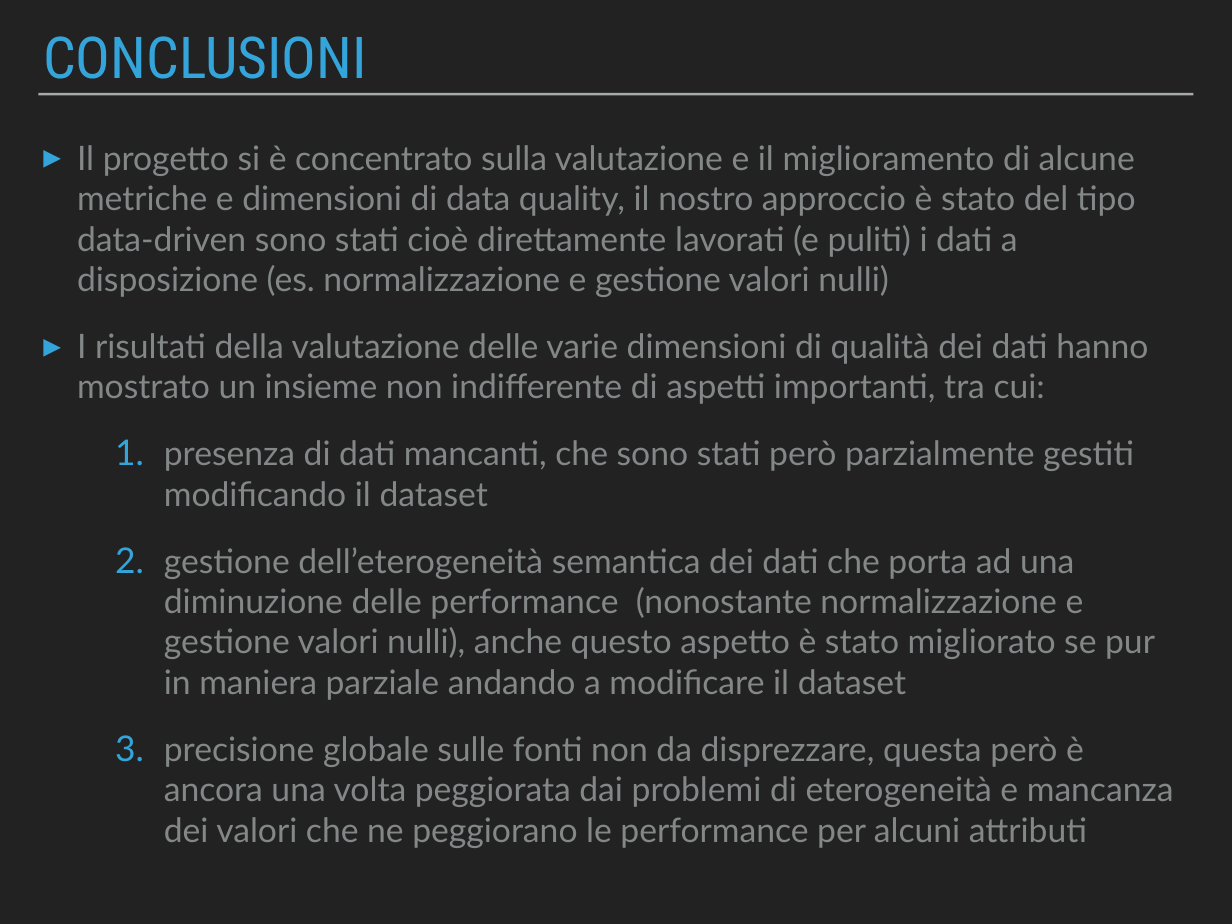
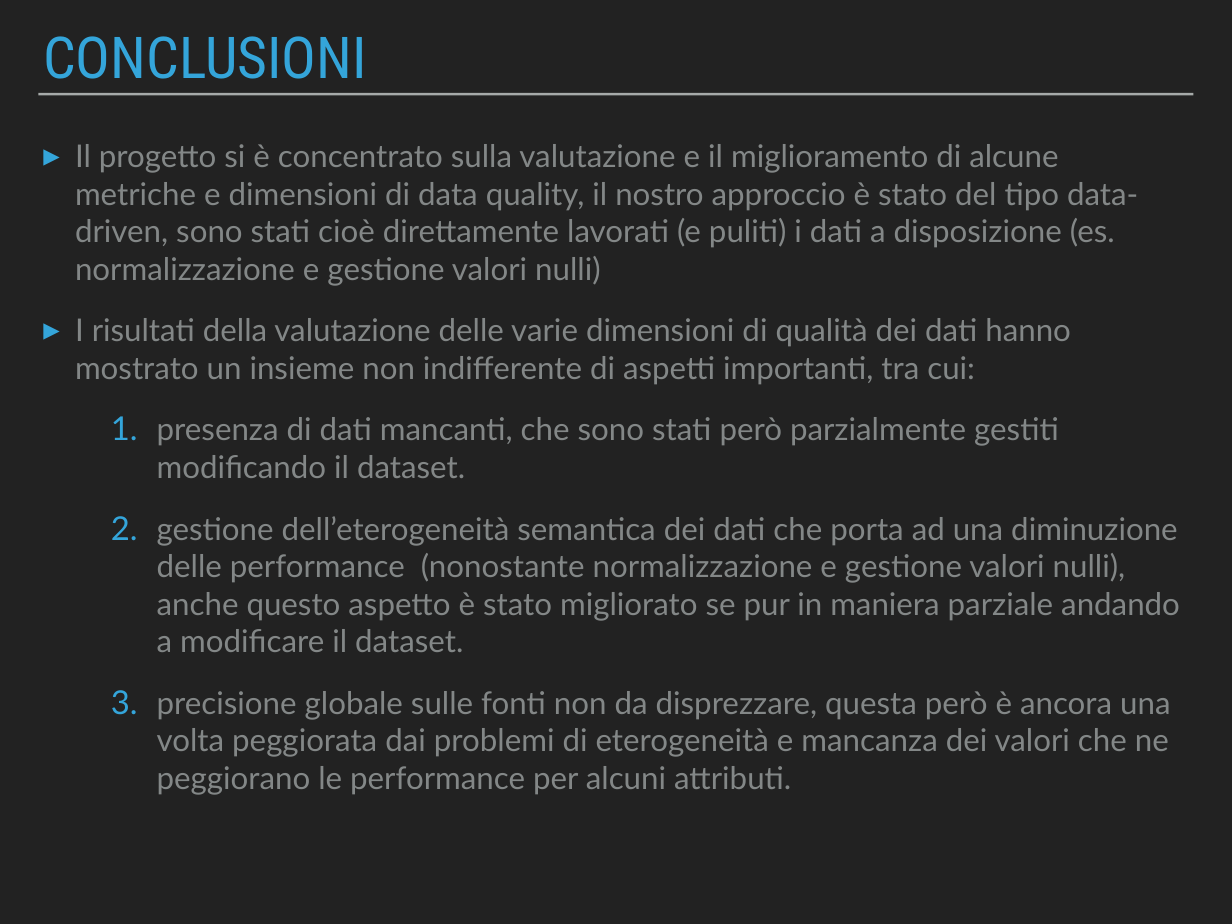
Before and after one commit to Beltra97/Unimib_ArchitettureDati, a slide deck: slide 19 of PresentazionePowerPoint.pptx. Drawn at 1232x924 pixels with LibreOffice and Linux fonts; fonts in the diff are those of the drawing. Boxes give left, top, right and bottom in pixels: in the first picture for what was removed or moved away, otherwise in the second. Text is boxed around its words. In the diff, an @@ line names an element or a change of style, - is before the commit and + after.

```diff
--- a/PresentazionePowerPoint.pptx
+++ b/PresentazionePowerPoint.pptx
@@ text at bbox=[75, 144, 1138, 286]: text changed; size 28 to 26 pt @@
-▸ Il progetto si è concentrato sulla valutazione e il miglioramento di alcune metriche e dimensioni di data quality, il nostro approccio è stato del tipo data-driven sono stati cioè direttamente lavorati (e puliti) i dati a disposizione (es. normalizzazione e gestione valori nulli)
+▸ Il progetto si è concentrato sulla valutazione e il miglioramento di alcune metriche e dimensioni di data quality, il nostro approccio è stato del tipo data-driven, sono stati cioè direttamente lavorati (e puliti) i dati a disposizione (es. normalizzazione e gestione valori nulli)
@@ text at bbox=[75, 318, 1071, 384]: size 28 to 26 pt in "I risultati della valutazione delle varie dimensioni ..."; indent changed; less space between paragraphs @@
@@ text at bbox=[157, 417, 1180, 795]: text changed; size 28 to 26 pt @@
-  1. presenza di dati mancanti, che sono stati però parzialmente gestiti modificando il dataset
-  2. gestione dell’eterogeneità semantica dei dati che porta ad una diminuzione delle performance (nonostante normalizzazione e gestione valori nulli), anche questo aspetto è stato migliorato se pur in maniera parziale andando a modificare il dataset
-  3. precisione globale sulle fonti non da disprezzare, questa però è ancora una volta peggiorata dai problemi di eterogeneità e mancanza dei valori che ne peggiorano le performance per alcuni attributi
+  1. presenza di dati mancanti, che sono stati però parzialmente gestiti modificando il dataset.
+  2. gestione dell’eterogeneità semantica dei dati che porta ad una diminuzione delle performance (nonostante normalizzazione e gestione valori nulli), anche questo aspetto è stato migliorato se pur in maniera parziale andando a modificare il dataset.
+  3. precisione globale sulle fonti non da disprezzare, questa però è ancora una volta peggiorata dai problemi di eterogeneità e mancanza dei valori che ne peggiorano le performance per alcuni attributi.
```
Also in this commit, not shown: 11 other slides changed, 2 other files.
